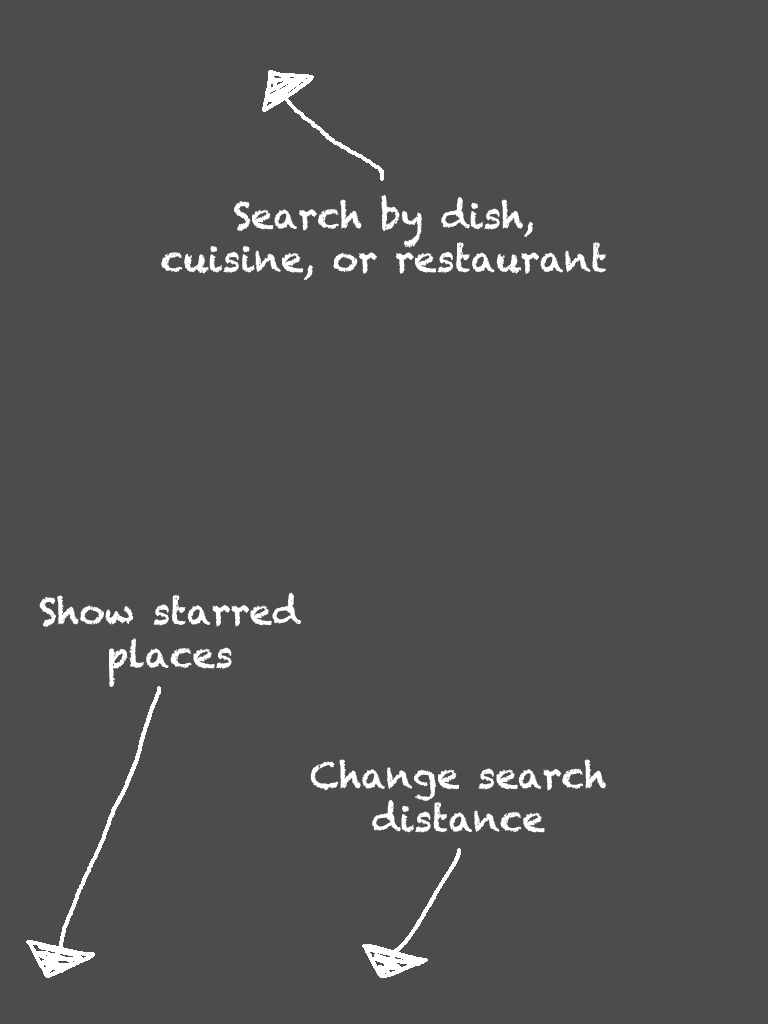
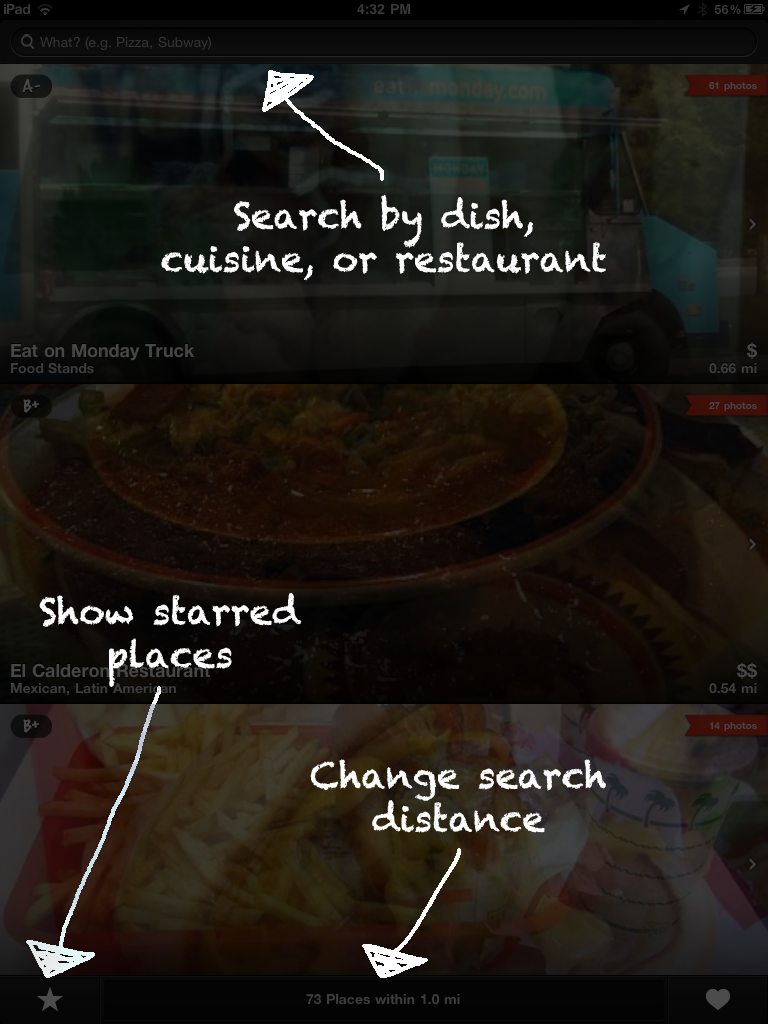
Layers edited between the first and the second 768 × 1024 image:
renamed "Layer 7" to "Layer 8", showed it, painted on it over bbox(0, 0, 768, 1024)
